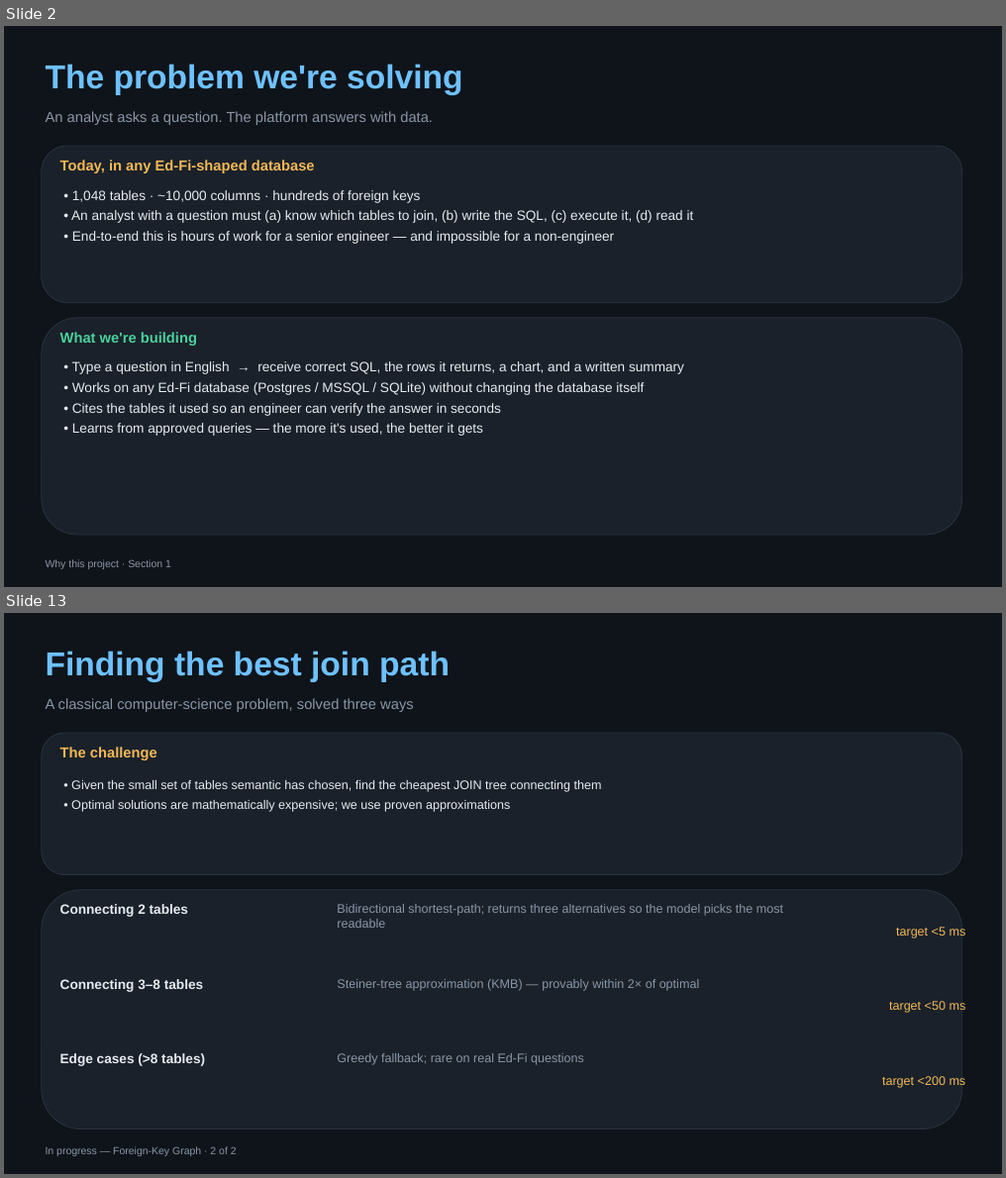
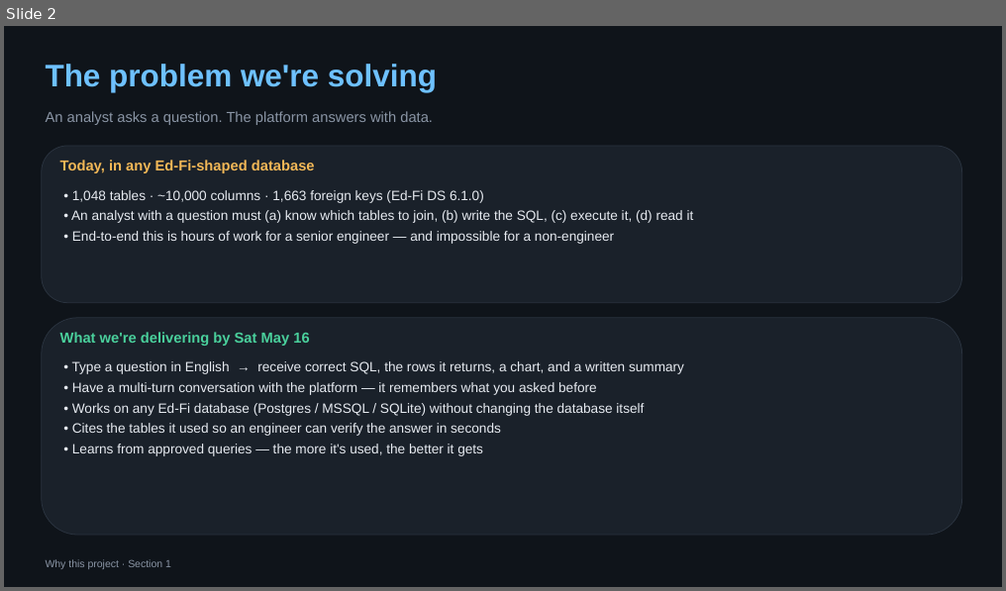
Before and after one commit to bharatmohanthakur/heavy_text2sql, a slide deck: docs/architecture_deck.pptx. Shown one above the other, each under a label of ours: slides 2 and 13 before the commit, slide 2 after it; the slides between them are not shown. The pictures are 1006x1178 and 1006x591 pixels, drawn with LibreOffice and Linux fonts; fonts in the diff are those of the drawing. Boxes give left, top, right and bottom in pixels: in the first picture for what was removed or moved away, otherwise in the second. Text is boxed around its words. In the diff, an @@ line names an element or a change of style, - is before the commit and + after.

```diff
--- a/docs/architecture_deck.pptx
+++ b/docs/architecture_deck.pptx
@@ slide 13 removed at [4, 613, 1002, 1174], background #0F141A @@
@@ text removed at [46, 651, 450, 682] @@
-Finding the best join path
@@ text removed at [46, 698, 414, 712] @@
-A classical computer-science problem, solved three ways
@@ rounded rectangle removed at [42, 733, 962, 875] @@
@@ text removed at [60, 747, 157, 761] @@
-The challenge
@@ text removed at [71, 780, 602, 812] @@
-• Given the small set of tables semantic has chosen, find the cheapest JOIN tree connecting them
-• Optimal solutions are mathematically expensive; we use proven approximations
@@ rounded rectangle removed at [42, 890, 962, 1130] @@
@@ text removed at [60, 904, 188, 917] @@
-Connecting 2 tables
@@ text removed at [337, 904, 783, 928] @@
-Bidirectional shortest-path; returns three alternatives so the model picks the most readable
@@ text removed at [896, 927, 966, 939] @@
-target <5 ms
@@ text removed at [60, 979, 203, 992] @@
-Connecting 3–8 tables
@@ text removed at [337, 979, 700, 991] @@
-Steiner-tree approximation (KMB) — provably within 2× of optimal
@@ text removed at [889, 1001, 966, 1013] @@
-target <50 ms
@@ text removed at [60, 1054, 205, 1066] @@
-Edge cases (>8 tables)
@@ text removed at [337, 1054, 584, 1065] @@
-Greedy fallback; rare on real Ed-Fi questions
@@ text removed at [882, 1076, 966, 1088] @@
-target <200 ms
@@ text removed at [46, 1147, 237, 1157] @@
-In progress — Foreign-Key Graph · 2 of 2
@@ slide 2 changed as well @@
@@ text "The problem we're solving" at [46, 64, 437, 92]: size 32 to 30 pt @@
@@ text at [72, 190, 484, 203]: text changed @@
-• 1,048 tables · ~10,000 columns · hundreds of foreign keys
+• 1,048 tables · ~10,000 columns · 1,663 foreign keys (Ed-Fi DS 6.1.0)
@@ text at [60, 332, 309, 346]: text changed @@
-What we're building
+What we're delivering by Sat May 16
@@ text at [72, 382, 597, 395]: paragraph added @@
+• Have a multi-turn conversation with the platform — it remembers what you asked before
```
Also in this commit, not shown: 3 other slides changed, 18 slides added, 13 other slides removed, 1 other file.
